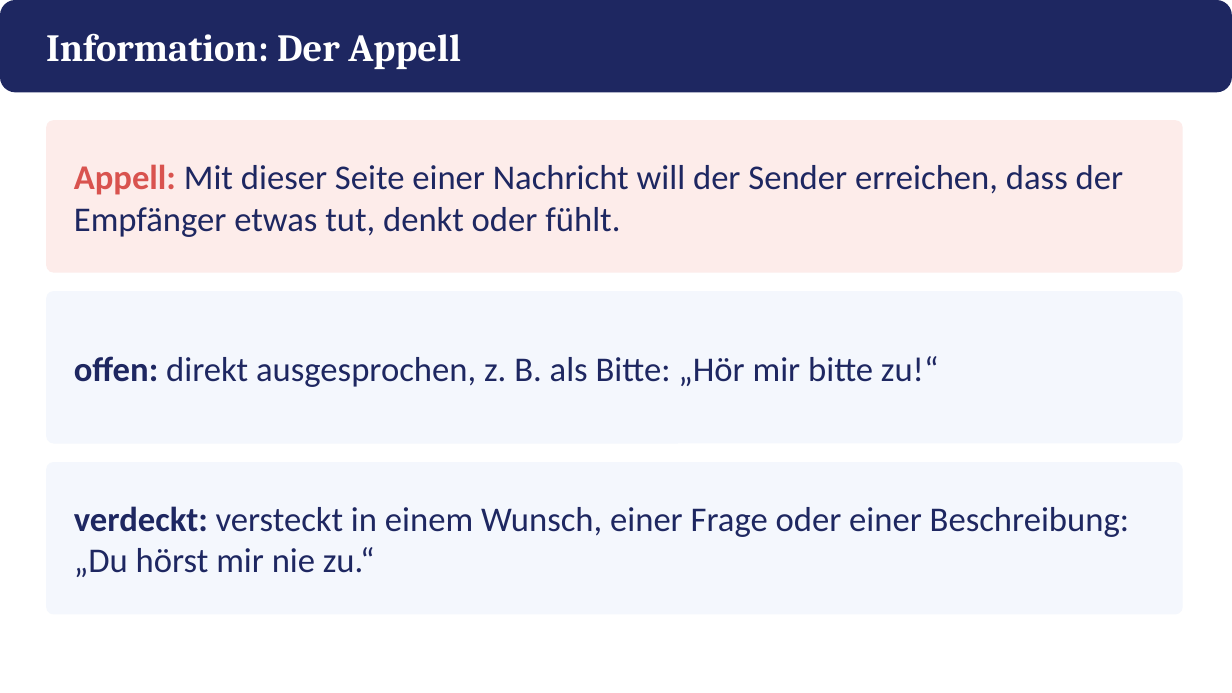
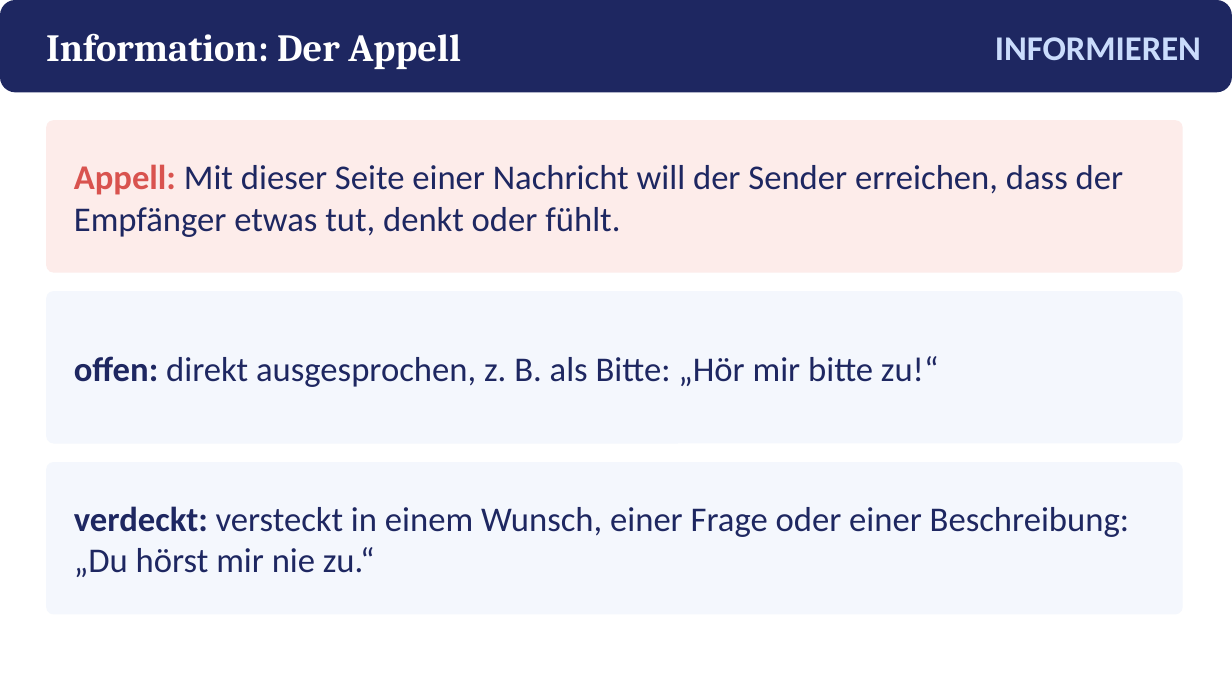
Before and after one commit to golzkonstantin-gif/Schule, a slide deck: slide 14 of Deutsch_11/Kafka_Appell/Praesentation_Kafkas_Appell.pptx (slide 11 before the commit). Drawn at 1232x693 pixels with LibreOffice and Linux fonts; fonts in the diff are those of the drawing. Boxes give left, top, right and bottom in pixels: in the first picture for what was removed or moved away, otherwise in the second. Text is boxed around its words. In the diff, an @@ line names an element or a change of style, - is before the commit and + after.

```diff
--- a/Deutsch_11/Kafka_Appell/Praesentation_Kafkas_Appell.pptx
+++ b/Deutsch_11/Kafka_Appell/Praesentation_Kafkas_Appell.pptx
@@ text added at [995, 37, 1201, 60], 27 pt, text #CADCFC, bold @@
+INFORMIEREN
```
Also in this commit, not shown: 5 other slides changed, 12 slides added, 10 slides removed, 17 other files.
